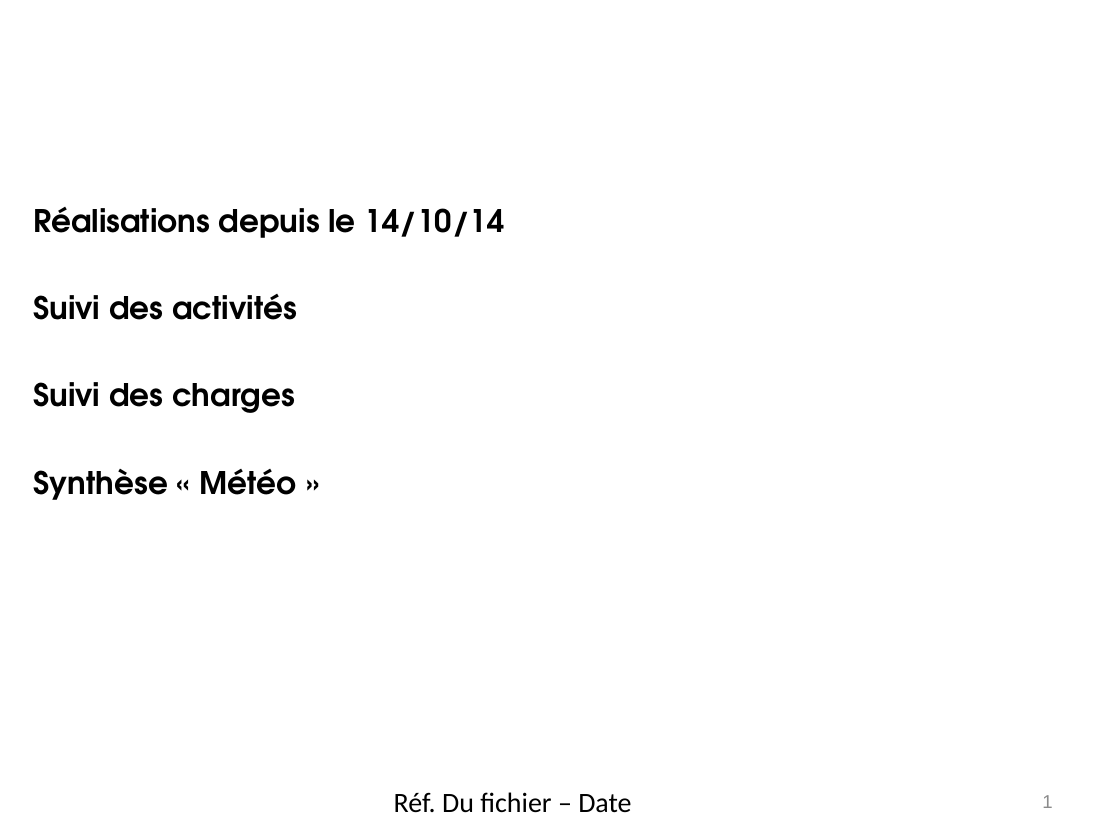
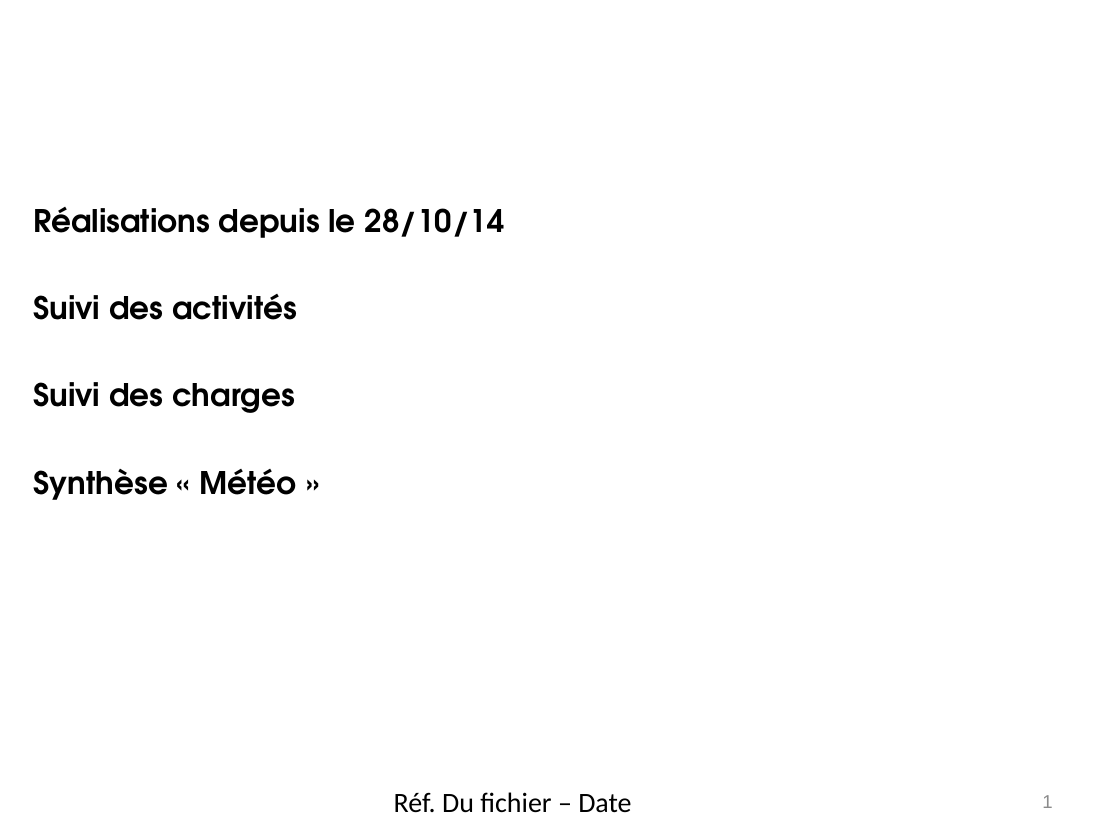
Before and after one commit to elecharny/pi-injector, a slide deck: slide 1 of Documents/TB 2014.11.11.pptx. Drawn at 1120x840 pixels with LibreOffice and Linux fonts; fonts in the diff are those of the drawing; background and template pictures are left out. Boxes give left, top, right and bottom in pixels: in the first picture for what was removed or moved away, otherwise in the second. Text is boxed around its words. In the diff, an @@ line names an element or a change of style, - is before the commit and + after.

```diff
--- a/Documents/TB 2014.11.11.pptx
+++ b/Documents/TB 2014.11.11.pptx
@@ text at (x1=33, y1=207, x2=505, y2=238): text changed @@
-Réalisations depuis le 14/10/14
+Réalisations depuis le 28/10/14
```
Also in this commit, not shown: 1 other slide changed, 1 other file.
